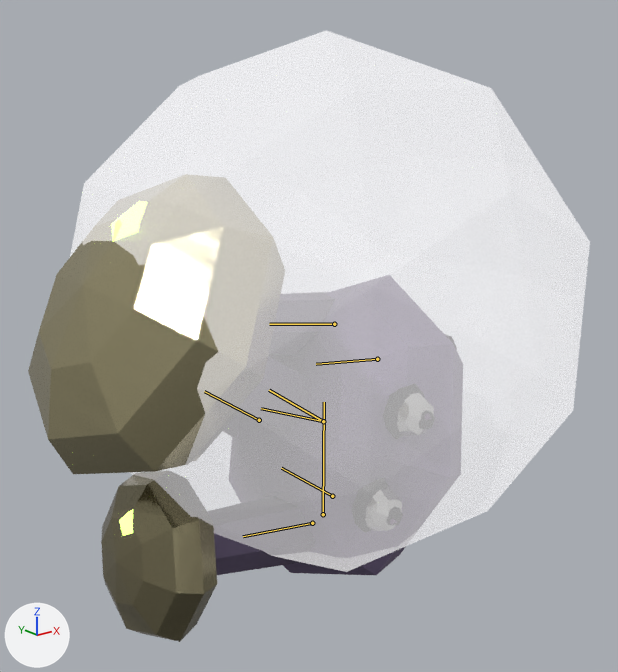
A saved change to the glTF model public/creatures/mildew.glb.
Before and after are seen from a camera (50 mm lens) standing at (-0.676, -0.813, 0.588) and looking at (-0.027, -0.002, 0.264). Lighting does not change. The marker at lower left points along +X, +Y and +Z. The picture after the commit comes second. Both versions are drawn at frame 10 of the action 'faint'; the numbers are the values there. The bones that change, and the others that lie on the model, are drawn over the model as lines.

Objects in the first picture: 'mildew_body', 'mildew_glow0', 'mildew_glow1'.
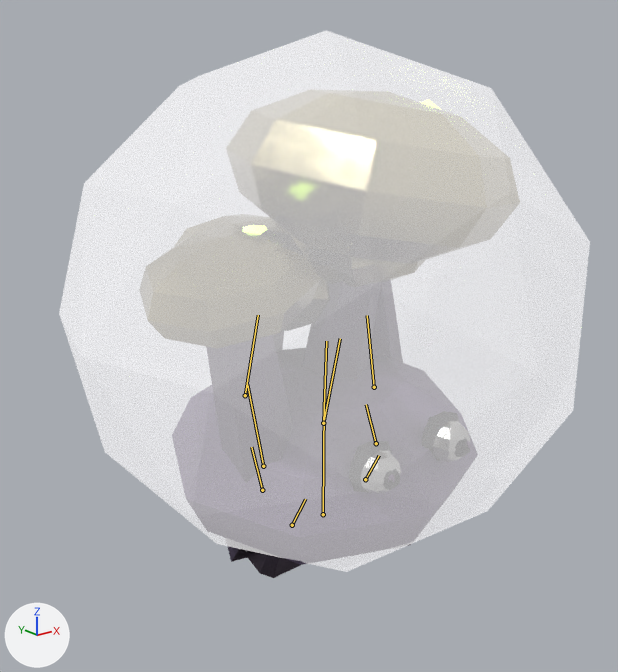
Where the change shows, as pixel boxes [x1, y1, x2, y2] in the pictures (618 x 672 px):
```json
{"object": "mildew_body", "change": "posed", "before": [28, 174, 463, 642], "after": [139, 89, 520, 578], "on screen": "12% narrower"}
{"object": "mildew_glow0", "change": "posed", "before": [111, 201, 147, 536], "after": [243, 99, 440, 235], "on screen": "mostly hidden"}
{"object": "mildew_glow1", "change": "posed", "before": [390, 413, 432, 525], "after": [388, 441, 470, 482], "on screen": "93% wider, 63% shorter"}
{"bone": "body", "before": "(323, 421) to (261, 408)", "after": "(323, 423) to (326, 341)"}
{"bone": "cap_0", "before": "(323, 421) to (269, 390)", "after": "(323, 423) to (340, 338)"}
{"bone": "cap_1", "before": "(334, 324) to (269, 324)", "after": "(374, 387) to (367, 315)"}
{"bone": "cap_2", "before": "(259, 420) to (204, 391)", "after": "(245, 395) to (258, 315)"}
{"bone": "cap_3", "before": "(312, 523) to (243, 536)", "after": "(263, 466) to (247, 384)"}
{"bone": "leg_L", "before": "(377, 359) to (316, 364)", "after": "(376, 443) to (366, 404)"}
{"bone": "leg_R", "before": "(332, 496) to (281, 468)", "after": "(262, 490) to (251, 447)"}
```

The change, as JSON lines over the scene's bpy script:
```json
{"block": "bone_body", "where": "bone_body = bpy.data.objects['Armature'].pose.bones['body']  # child of 'root'"}
{"op": "set", "path": "bone_body.location", "old": "(0.0, -0.0276, 0.0)", "new": "(0.0, -0.0302, 0.0)"}
{"op": "set", "path": "bone_body.rotation_quaternion", "old": "(0.836, 0.0, 0.0, 0.549)", "new": "(0.999, 0.048, -0.001, 0.023)", "note": "degrees (0, 0, 67) -> degrees (6, 0, 3)"}
{"op": "set", "path": "bone_body.scale", "old": "(1.0, 0.92, 1.0)", "new": "(1.0, 1.0, 1.0)"}
{"block": "bone_cap_0", "where": "bone_cap_0 = bpy.data.objects['Armature'].pose.bones['cap_0']  # child of 'body'"}
{"op": "set", "path": "bone_cap_0.rotation_quaternion", "old": "(0.995, 0.0, 0.0, -0.104)", "new": "(0.995, 0.0, 0.0, -0.095)", "note": "degrees (0, 0, -12) -> degrees (0, 0, -11)"}
{"block": "bone_cap_1", "where": "bone_cap_1 = bpy.data.objects['Armature'].pose.bones['cap_1']  # child of 'body'"}
{"op": "set", "path": "bone_cap_1.rotation_quaternion", "old": "(0.995, 0.0, 0.0, 0.104)", "new": "(0.995, 0.0, 0.0, 0.095)", "note": "degrees (0, 0, 12) -> degrees (0, 0, 11)"}
{"block": "bone_cap_2", "where": "bone_cap_2 = bpy.data.objects['Armature'].pose.bones['cap_2']  # child of 'body'"}
{"op": "set", "path": "bone_cap_2.rotation_quaternion", "old": "(0.995, 0.0, 0.0, -0.104)", "new": "(0.995, 0.0, 0.0, -0.095)", "note": "degrees (0, 0, -12) -> degrees (0, 0, -11)"}
{"block": "bone_cap_3", "where": "bone_cap_3 = bpy.data.objects['Armature'].pose.bones['cap_3']  # child of 'body'"}
{"op": "set", "path": "bone_cap_3.rotation_quaternion", "old": "(0.995, 0.0, 0.0, 0.104)", "new": "(0.995, 0.0, 0.0, 0.095)", "note": "degrees (0, 0, 12) -> degrees (0, 0, 11)"}
{"block": "bone_leg_l", "where": "bone_leg_l = bpy.data.objects['Armature'].pose.bones['leg_L']  # child of 'body'"}
{"op": "set", "path": "bone_leg_l.rotation_quaternion", "old": "(0.993, 0.0, 0.0, 0.12)", "new": "(0.976, -0.219, 0.001, 0.005)", "note": "degrees (0, 0, 14) -> degrees (-25, 0, 1)"}
{"block": "bone_leg_r", "where": "bone_leg_r = bpy.data.objects['Armature'].pose.bones['leg_R']  # child of 'body'"}
{"op": "set", "path": "bone_leg_r.rotation_quaternion", "old": "(0.993, 0.0, 0.0, -0.12)", "new": "(0.976, -0.219, -0.001, -0.005)", "note": "degrees (0, 0, -14) -> degrees (-25, 0, -1)"}
```
